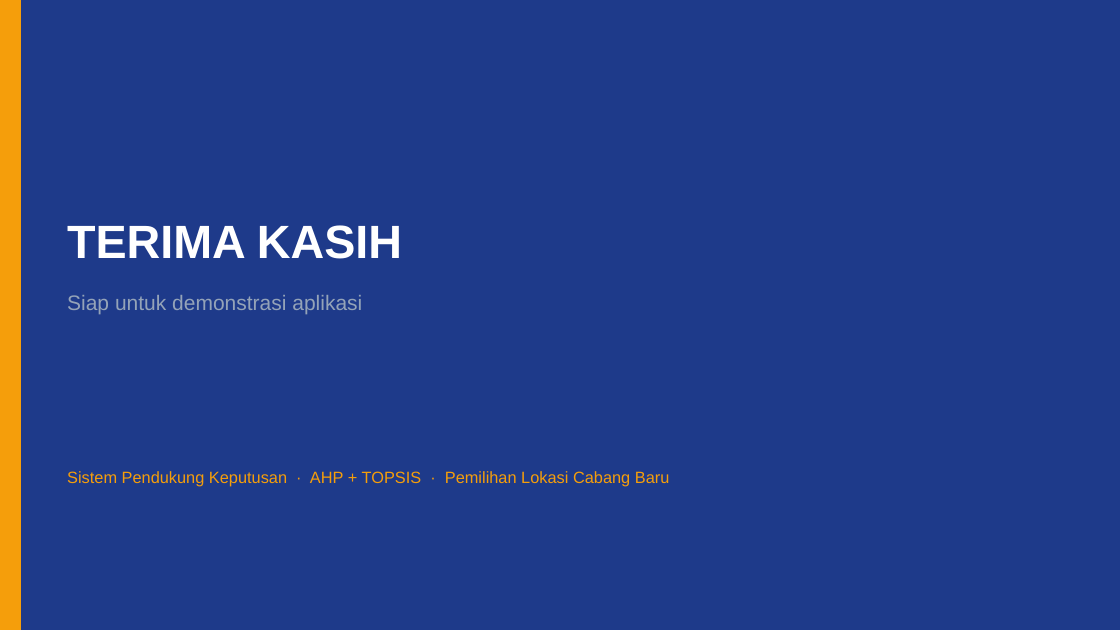
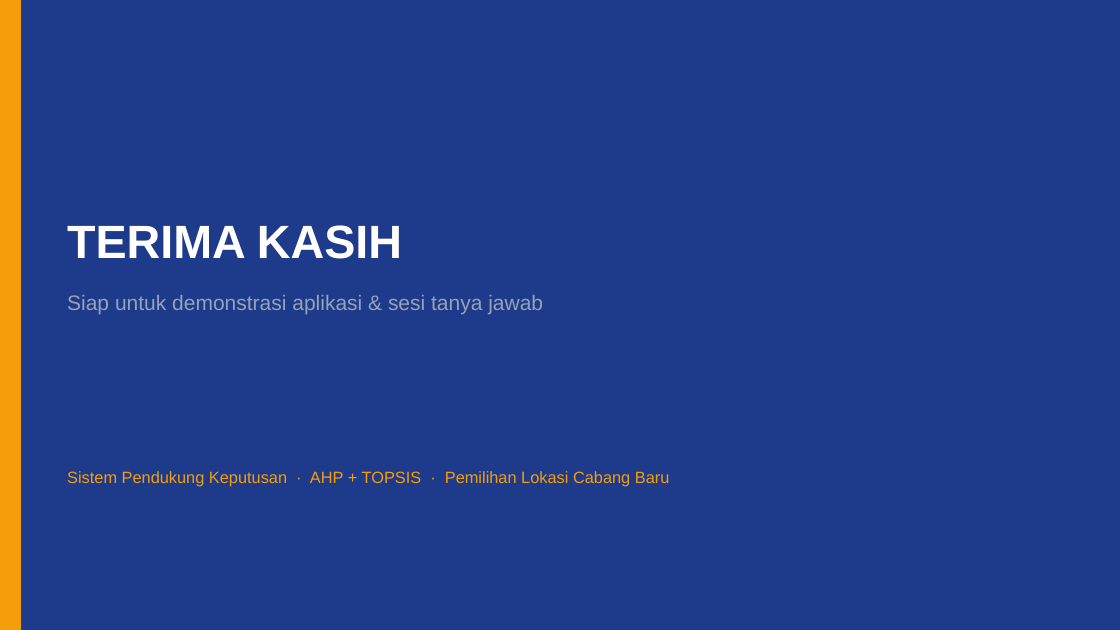
Before and after one commit to AndreasAndityaTI/tugas_spk, a slide deck: slide 12 of Presentasi_SPK_Pemilihan_Lokasi_Cabang_Baru.pptx. Drawn at 1120x630 pixels with LibreOffice and Linux fonts; fonts in the diff are those of the drawing. Boxes give left, top, right and bottom in pixels: in the first picture for what was removed or moved away, otherwise in the second. Text is boxed around its words. In the diff, an @@ line names an element or a change of style, - is before the commit and + after.

```diff
--- a/Presentasi_SPK_Pemilihan_Lokasi_Cabang_Baru.pptx
+++ b/Presentasi_SPK_Pemilihan_Lokasi_Cabang_Baru.pptx
@@ text at (67,295,543,315): text changed @@
-Siap untuk demonstrasi aplikasi
+Siap untuk demonstrasi aplikasi & sesi tanya jawab
```
Also in this commit, not shown: 10 other files.
